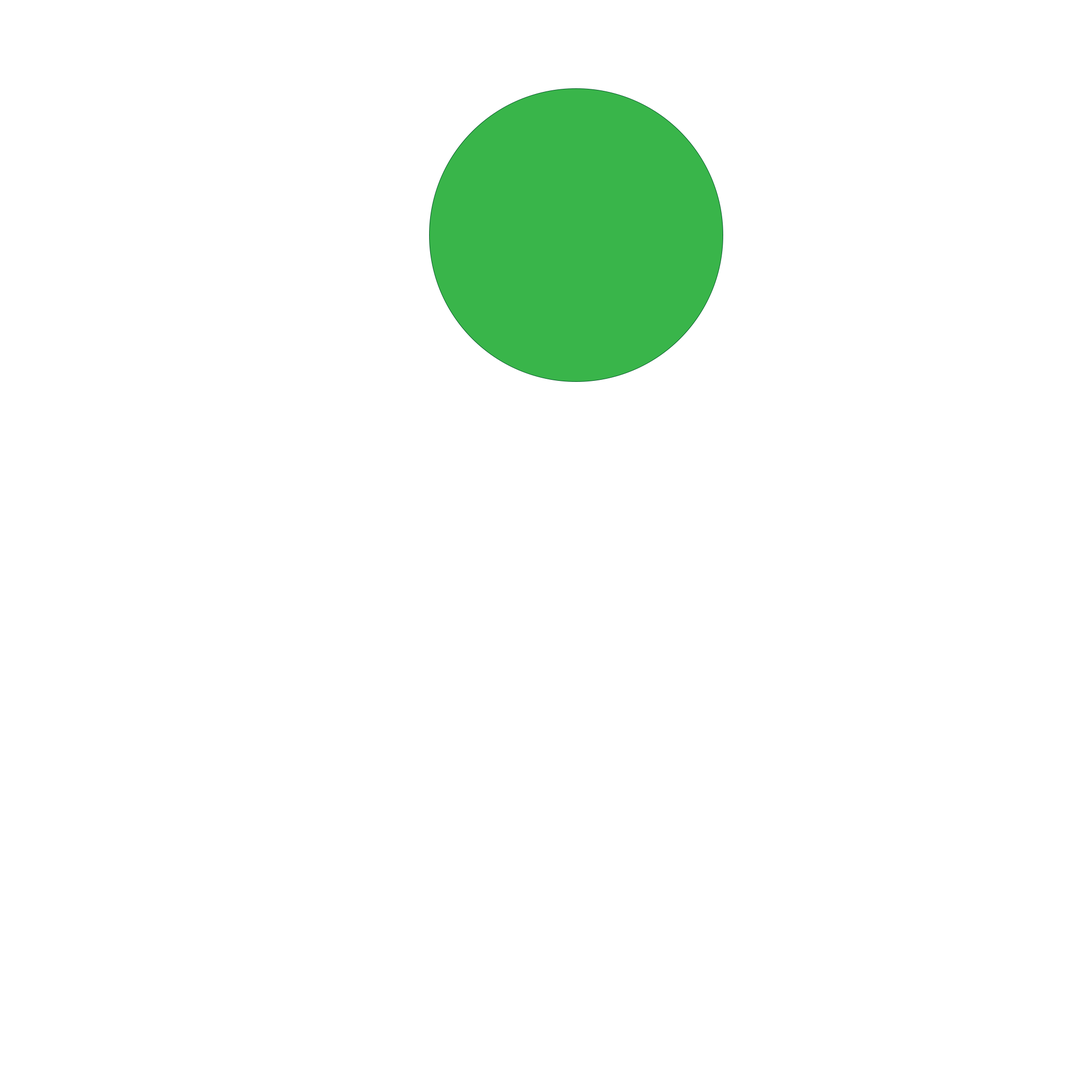
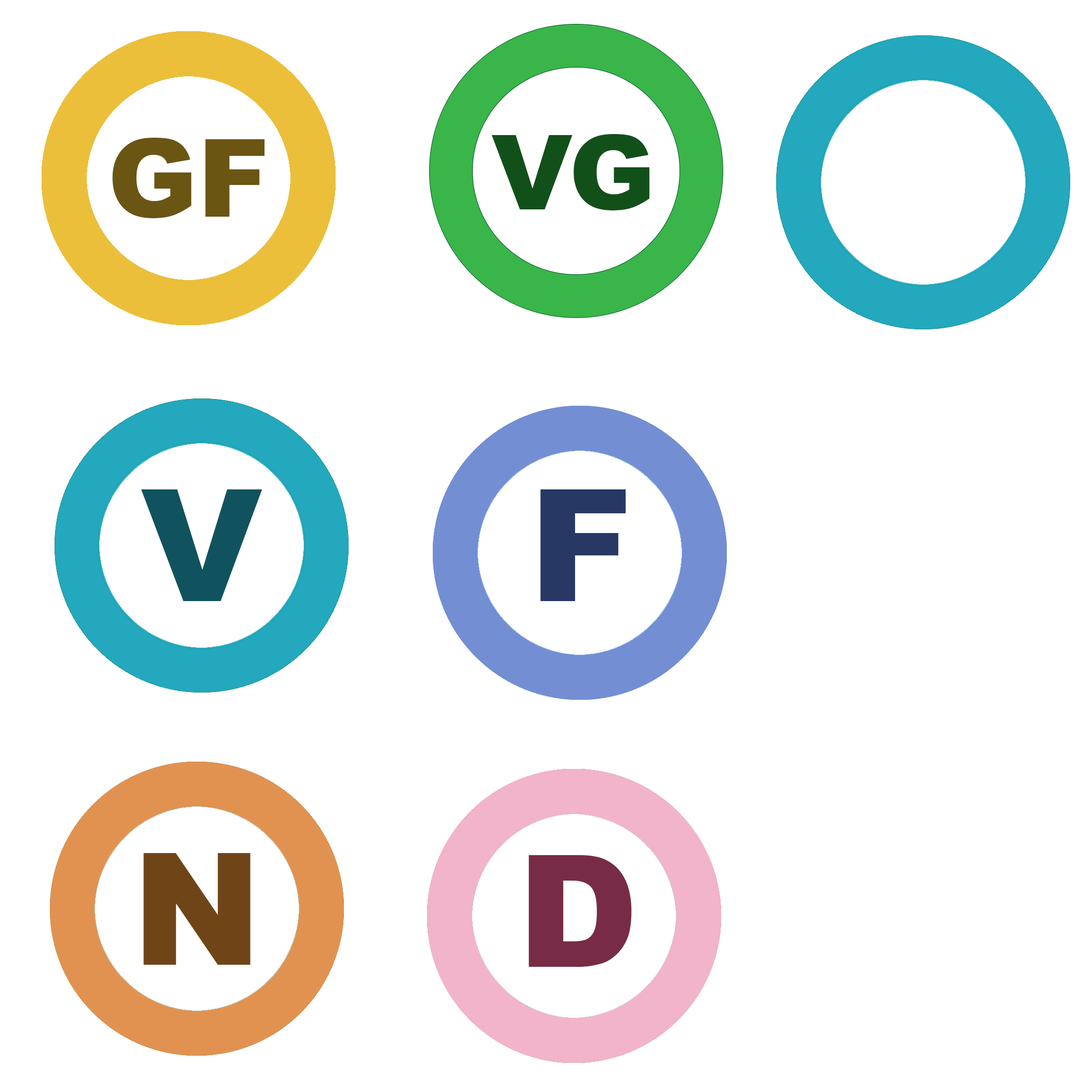
Two versions of the same layered image (w=1091, h=1091). Layer-by-layer changes:
added layer "GF" above "Layer 5" over bbox(112, 137, 266, 219)
added layer "Layer 5" above "D" over bbox(41, 31, 336, 326)
added layer "D" above "Layer 4" over bbox(528, 855, 633, 968)
added layer "Layer 4" above "Layer 6" over bbox(427, 769, 722, 1064)
added layer "Layer 6" above "VG" over bbox(429, 23, 724, 319)
added layer "Layer 7" above "V" over bbox(54, 398, 349, 693)
added layer "Layer 3" above "F" over bbox(776, 35, 1071, 330)
added layer "F" above "Layer 2" over bbox(540, 489, 627, 602)
added layer "Layer 2" above "N" over bbox(432, 405, 728, 701)
added layer "N" above "Layer 1" over bbox(143, 853, 251, 966)
added layer "Layer 1" above "Ellipse 1" over bbox(49, 761, 345, 1057)
hid "Ellipse 1", painted on it over bbox(429, 23, 724, 383)
hid "Background" over bbox(41, 23, 1071, 1064)
